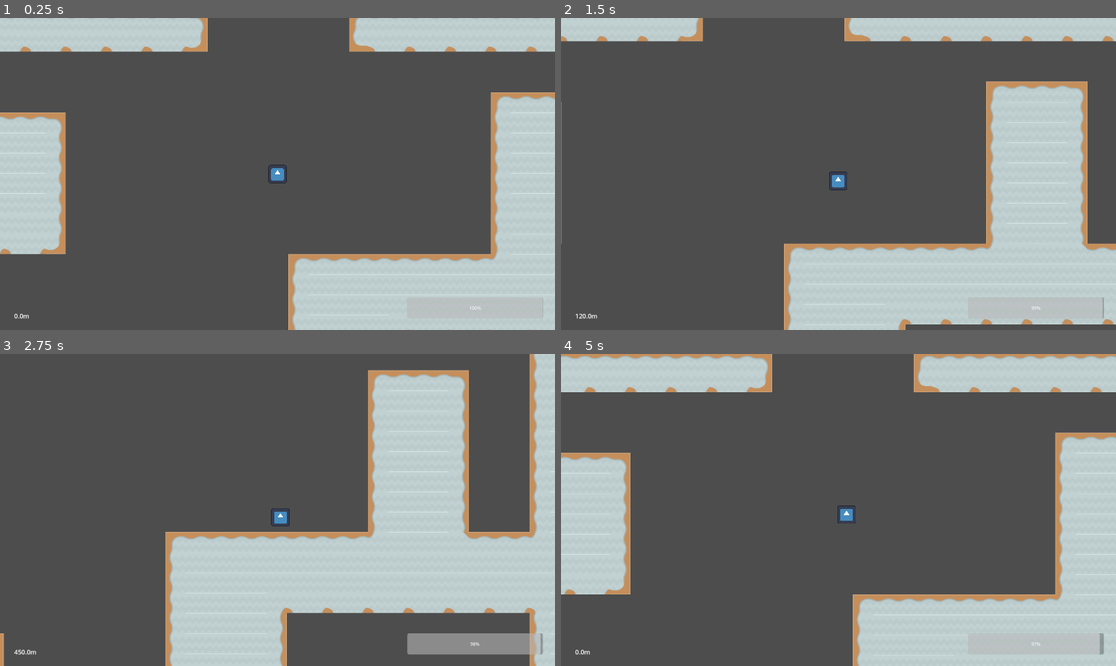
Above: before the commit, frames 1-4 (two rows, left to right).
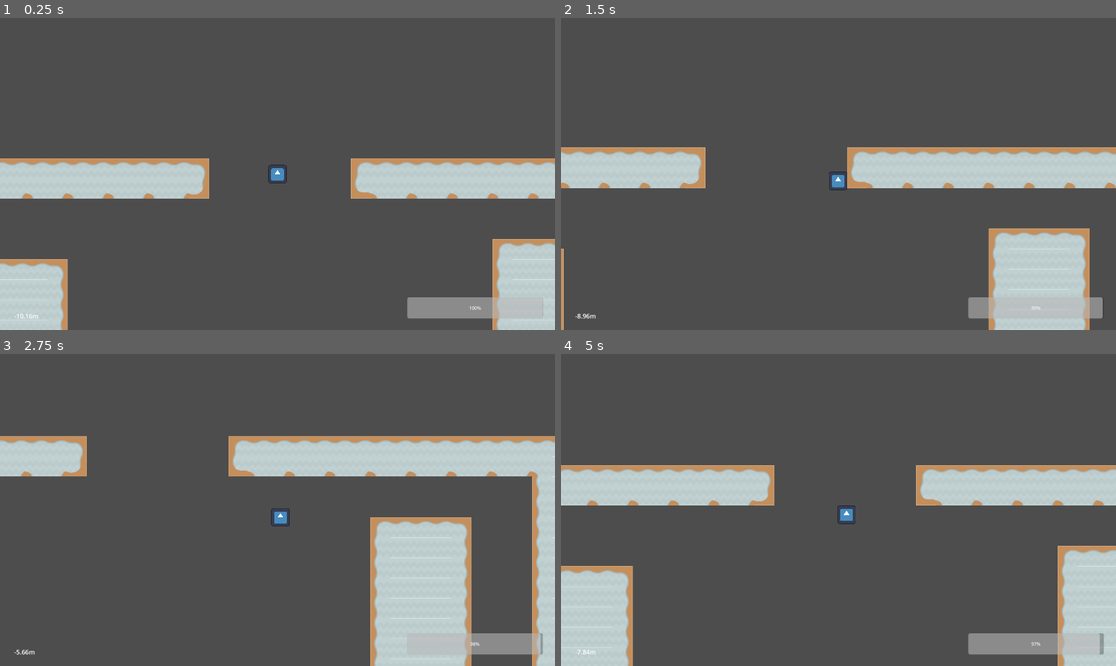
Above: after the commit, the same moments.

Repository: Geofoods/hungry-shark-evolution
Game: Godot game, scene res://scenes/level.tscn
Same seed, same stepped clock (60 frames per second), same inputs: the game is played once before the commit and once after it. The engine's default icon, where the game draws it, is replaced by a stand-in: a white triangle on a blue panel in a dark square.
Inputs (mouse positions are in pixels of both pictures, inside the frame that each line leads up to):
- Up to frame 1 (0.25 s): no input
- Up to frame 2 (1.5 s): tap Enter at 0.5 s; move the mouse to (960, 158) at 0.52 s; hold Right (ui_right) 0.53-1.28 s; move the mouse to (727, 189) at 1.27 s; hold Down (ui_down) from 1.28 s (still down)
- Up to frame 3 (2.75 s): move the mouse to (333, 441) at 2.02 s; release Down (ui_down) at 2.03 s; hold Right (ui_right) from 2.03 s (still down)
- Up to frame 4 (5 s): move the mouse to (810, 572) at 2.77 s; release Right (ui_right) at 2.78 s; hold Up (ui_up) 2.78-3.53 s; move the mouse to (1005, 556) at 3.52 s; hold Left (ui_left) from 3.53 s (still down); move the mouse to (672, 463) at 4.27 s

The runs differ from the first frame. In frame 1, 36% of the frame differs, in the area x 0-100%, y 0-100%; in frame 2, 33%; in frame 3, 36%; in frame 4, 34%.

Commit message:
remove old things

Diff:
--- a/scenes/level.tscn
+++ b/scenes/level.tscn
@@ -6,9 +6,6 @@
 [ext_resource type="Script" uid="uid://da1hytj0xj3hl" path="res://scenes/progress_bar.gd" id="3_w8frs"]
 [ext_resource type="Texture2D" uid="uid://c7ml23lvb2c6t" path="res://sprites/sheet.png" id="4_mx8sn"]
 [ext_resource type="Script" uid="uid://c7b6vkjhjtawj" path="res://scenes/text_edit.gd" id="5_2r41h"]
-
-[sub_resource type="RectangleShape2D" id="RectangleShape2D_u52ul"]
-size = Vector2(394, 4197)
 
 [sub_resource type="TileMapPattern" id="TileMapPattern_2r41h"]
 tile_data = PackedInt32Array(0, 131072, 5, 1, 262144, 1, 2, 262144, 1, 3, 262144, 1, 4, 262144, 1, 5, 262144, 1, 6, 262144, 1, 7, 262144, 1, 8, 262144, 1, 9, 131072, 4)
@@ -33,7 +30,7 @@
 1:0/0 = 0
 1:0/0/terrain_set = 0
 1:0/0/terrain = 1
-1:0/0/physics_layer_0/polygon_0/points = PackedVector2Array(-7.4864426, -35.86527, 34.646545, -33.950134, 36.561676, 34.820644, -37.083992, 35.691166, -36.039375, -35.34296)
+1:0/0/physics_layer_0/polygon_0/points = PackedVector2Array(-35, -35, 35, -35, 35, 35, -35, 35)
 1:0/0/terrains_peering_bit/right_side = 1
 1:0/0/terrains_peering_bit/bottom_right_corner = 0
 1:0/0/terrains_peering_bit/bottom_side = 1
@@ -45,7 +42,7 @@
 2:0/0 = 0
 2:0/0/terrain_set = 0
 2:0/0/terrain = 1
-2:0/0/physics_layer_0/polygon_0/points = PackedVector2Array(-7.4864426, -35.86527, 34.646545, -33.950134, 36.561676, 34.820644, -37.083992, 35.691166, -36.039375, -35.34296)
+2:0/0/physics_layer_0/polygon_0/points = PackedVector2Array(-35, -35, 35, -35, 35, 35, -35, 35)
 2:0/0/terrains_peering_bit/right_side = 0
 2:0/0/terrains_peering_bit/bottom_right_corner = 0
 2:0/0/terrains_peering_bit/bottom_side = 1
@@ -57,7 +54,7 @@
 3:0/0 = 0
 3:0/0/terrain_set = 0
 3:0/0/terrain = 1
-3:0/0/physics_layer_0/polygon_0/points = PackedVector2Array(-7.4864426, -35.86527, 34.646545, -33.950134, 36.561676, 34.820644, -37.083992, 35.691166, -36.039375, -35.34296)
+3:0/0/physics_layer_0/polygon_0/points = PackedVector2Array(-35, -35, 35, -35, 35, 35, -35, 35)
 3:0/0/terrains_peering_bit/right_side = 1
 3:0/0/terrains_peering_bit/bottom_right_corner = 1
 3:0/0/terrains_peering_bit/bottom_side = 1
@@ -69,7 +66,7 @@
 5:0/0 = 0
 5:0/0/terrain_set = 0
 5:0/0/terrain = 1
-5:0/0/physics_layer_0/polygon_0/points = PackedVector2Array(-36.06311, 37.702347, -36.06311, -36.609512, 41.52722, -34.970284, 33.877472, -12.021034)
+5:0/0/physics_layer_0/polygon_0/points = PackedVector2Array(-35, -35, 35, -35, 35, 35, -35, 35)
 5:0/0/terrains_peering_bit/right_side = 1
 5:0/0/terrains_peering_bit/bottom_right_corner = 1
 5:0/0/terrains_peering_bit/bottom_side = 1
@@ -107,7 +104,7 @@
 1:1/0 = 0
 1:1/0/terrain_set = 0
 1:1/0/terrain = 1
-1:1/0/physics_layer_0/polygon_0/points = PackedVector2Array(-7.4864426, -35.86527, 34.646545, -33.950134, 36.561676, 34.820644, -37.083992, 35.691166, -36.039375, -35.34296)
+1:1/0/physics_layer_0/polygon_0/points = PackedVector2Array(-35, -35, 35, -35, 35, 35, -35, 35)
 1:1/0/terrains_peering_bit/right_side = 1
 1:1/0/terrains_peering_bit/bottom_right_corner = 1
 1:1/0/terrains_peering_bit/bottom_side = 1
@@ -119,7 +116,7 @@
 2:1/0 = 0
 2:1/0/terrain_set = 0
 2:1/0/terrain = 1
-2:1/0/physics_layer_0/polygon_0/points = PackedVector2Array(-7.4864426, -35.86527, 34.646545, -33.950134, 36.561676, 34.820644, -37.083992, 35.691166, -36.039375, -35.34296)
+2:1/0/physics_layer_0/polygon_0/points = PackedVector2Array(-35, -35, 35, -35, 35, 35, -35, 35)
 2:1/0/terrains_peering_bit/right_side = 1
 2:1/0/terrains_peering_bit/bottom_right_corner = 1
 2:1/0/terrains_peering_bit/bottom_side = 1
@@ -130,10 +127,10 @@
 2:1/0/terrains_peering_bit/top_right_corner = 1
 3:1/0 = 0
 3:1/0/terrain_set = 0
-3:1/0/physics_layer_0/polygon_0/points = PackedVector2Array(-7.4864426, -35.86527, 34.646545, -33.950134, 36.561676, 34.820644, -37.083992, 35.691166, -36.039375, -35.34296)
+3:1/0/physics_layer_0/polygon_0/points = PackedVector2Array(-35, -35, 35, -35, 35, 35, -35, 35)
 4:1/0 = 0
 4:1/0/terrain_set = 0
-4:1/0/physics_layer_0/polygon_0/points = PackedVector2Array(-7.4864426, -35.86527, 34.646545, -33.950134, 36.561676, 34.820644, -37.083992, 35.691166, -36.039375, -35.34296)
+4:1/0/physics_layer_0/polygon_0/points = PackedVector2Array(-35, -35, 35, -35, 35, 35, -35, 35)
 7:1/0 = 0
 8:1/0 = 0
 9:1/0 = 0
@@ -157,7 +154,7 @@
 1:2/0 = 0
 1:2/0/terrain_set = 0
 1:2/0/terrain = 1
-1:2/0/physics_layer_0/polygon_0/points = PackedVector2Array(-7.4864426, -35.86527, 34.646545, -33.950134, 36.561676, 34.820644, -37.083992, 35.691166, -36.039375, -35.34296)
+1:2/0/physics_layer_0/polygon_0/points = PackedVector2Array(-35, -35, 35, -35, 35, 35, -35, 35)
 1:2/0/terrains_peering_bit/right_side = 0
 1:2/0/terrains_peering_bit/bottom_right_corner = 0
 1:2/0/terrains_peering_bit/bottom_side = 0
@@ -180,7 +177,7 @@
 2:2/0/terrains_peering_bit/top_right_corner = 0
 4:2/0 = 0
 4:2/0/terrain_set = 0
-4:2/0/physics_layer_0/polygon_0/points = PackedVector2Array(-7.4864426, -35.86527, 34.646545, -33.950134, 36.561676, 34.820644, -37.083992, 35.691166, -36.039375, -35.34296)
+4:2/0/physics_layer_0/polygon_0/points = PackedVector2Array(-35, -35, 35, -35, 35, 35, -35, 35)
 7:2/0 = 0
 8:2/0 = 0
 9:2/0 = 0
@@ -204,7 +201,7 @@
 4:3/0 = 0
 4:3/0/terrain_set = 0
 4:3/0/terrain = 1
-4:3/0/physics_layer_0/polygon_0/points = PackedVector2Array(-7.4864426, -35.86527, 34.646545, -33.950134, 36.561676, 34.820644, -37.083992, 35.691166, -36.039375, -35.34296)
+4:3/0/physics_layer_0/polygon_0/points = PackedVector2Array(-35, -35, 35, -35, 35, 35, -35, 35)
 4:3/0/terrains_peering_bit/right_side = 1
 4:3/0/terrains_peering_bit/bottom_right_corner = 1
 4:3/0/terrains_peering_bit/bottom_side = 1
@@ -237,7 +234,7 @@
 1:4/0 = 0
 1:4/0/terrain_set = 0
 1:4/0/terrain = 1
-1:4/0/physics_layer_0/polygon_0/points = PackedVector2Array(-7.4864426, -35.86527, 34.646545, -33.950134, 36.561676, 34.820644, -37.083992, 35.691166, -36.039375, -35.34296)
+1:4/0/physics_layer_0/polygon_0/points = PackedVector2Array(-35, -35, 35, -35, 35, 35, -35, 35)
 1:4/0/terrains_peering_bit/right_side = 1
 1:4/0/terrains_peering_bit/bottom_right_corner = 1
 1:4/0/terrains_peering_bit/bottom_side = 1
@@ -249,7 +246,7 @@
 2:4/0 = 0
 2:4/0/terrain_set = 0
 2:4/0/terrain = 1
-2:4/0/physics_layer_0/polygon_0/points = PackedVector2Array(-7.4864426, -35.86527, 34.646545, -33.950134, 36.561676, 34.820644, -37.083992, 35.691166, -36.039375, -35.34296)
+2:4/0/physics_layer_0/polygon_0/points = PackedVector2Array(-35, -35, 35, -35, 35, 35, -35, 35)
 2:4/0/terrains_peering_bit/right_side = 0
 2:4/0/terrains_peering_bit/bottom_right_corner = 0
 2:4/0/terrains_peering_bit/bottom_side = 1
@@ -261,7 +258,7 @@
 4:4/0 = 0
 4:4/0/terrain_set = 0
 4:4/0/terrain = 1
-4:4/0/physics_layer_0/polygon_0/points = PackedVector2Array(-7.4864426, -35.86527, 34.646545, -33.950134, 36.561676, 34.820644, -37.083992, 35.691166, -36.039375, -35.34296)
+4:4/0/physics_layer_0/polygon_0/points = PackedVector2Array(-35, -35, 35, -35, 35, 35, -35, 35)
 4:4/0/terrains_peering_bit/right_side = 1
 4:4/0/terrains_peering_bit/bottom_right_corner = 1
 4:4/0/terrains_peering_bit/bottom_left_corner = 1
@@ -290,12 +287,12 @@
 25:4/0 = 0
 26:4/0 = 0
 0:5/0 = 0
-0:5/0/physics_layer_0/polygon_0/points = PackedVector2Array(-7.4864426, -35.86527, 34.646545, -33.950134, 36.561676, 34.820644, -37.083992, 35.691166, -36.039375, -35.34296)
+0:5/0/physics_layer_0/polygon_0/points = PackedVector2Array(-35, -35, 35, -35, 35, 35, -35, 35)
 1:5/0 = 0
 2:5/0 = 0
 2:5/0/terrain_set = 0
 2:5/0/terrain = 1
-2:5/0/physics_layer_0/polygon_0/points = PackedVector2Array(-7.4864426, -35.86527, 34.646545, -33.950134, 36.561676, 34.820644, -37.083992, 35.691166, -36.039375, -35.34296)
+2:5/0/physics_layer_0/polygon_0/points = PackedVector2Array(-35, -35, 35, -35, 35, 35, -35, 35)
 2:5/0/terrains_peering_bit/right_side = 1
 2:5/0/terrains_peering_bit/bottom_right_corner = 1
 2:5/0/terrains_peering_bit/bottom_side = 1
@@ -306,7 +303,7 @@
 2:5/0/terrains_peering_bit/top_right_corner = 0
 4:5/0 = 0
 4:5/0/terrain_set = 0
-4:5/0/physics_layer_0/polygon_0/points = PackedVector2Array(-7.4864426, -35.86527, 34.646545, -33.950134, 36.561676, 34.820644, -37.083992, 35.691166, -36.039375, -35.34296)
+4:5/0/physics_layer_0/polygon_0/points = PackedVector2Array(-35, -35, 35, -35, 35, 35, -35, 35)
 7:5/0 = 0
 8:5/0 = 0
 9:5/0 = 0
@@ -323,12 +320,12 @@
 20:5/0 = 0
 21:5/0 = 0
 0:6/0 = 0
-0:6/0/physics_layer_0/polygon_0/points = PackedVector2Array(-7.4864426, -35.86527, 34.646545, -33.950134, 36.561676, 34.820644, -37.083992, 35.691166, -36.039375, -35.34296)
+0:6/0/physics_layer_0/polygon_0/points = PackedVector2Array(-35, -35, 35, -35, 35, 35, -35, 35)
 1:6/0 = 0
 2:6/0 = 0
 2:6/0/terrain_set = 0
 2:6/0/terrain = 1
-2:6/0/physics_layer_0/polygon_0/points = PackedVector2Array(-7.4864426, -35.86527, 34.646545, -33.950134, 36.561676, 34.820644, -37.083992, 35.691166, -36.039375, -35.34296)
+2:6/0/physics_layer_0/polygon_0/points = PackedVector2Array(-35, -35, 35, -35, 35, 35, -35, 35)
 2:6/0/terrains_peering_bit/right_side = 1
 2:6/0/terrains_peering_bit/bottom_right_corner = 1
 2:6/0/terrains_peering_bit/bottom_side = 1
@@ -846,7 +843,7 @@
 1:3/0 = 0
 1:3/0/terrain_set = 0
 1:3/0/terrain = 1
-1:3/0/physics_layer_0/polygon_0/points = PackedVector2Array(-7.4864426, -35.86527, 34.646545, -33.950134, 36.561676, 34.820644, -37.083992, 35.691166, -36.039375, -35.34296)
+1:3/0/physics_layer_0/polygon_0/points = PackedVector2Array(-35, -35, 35, -35, 35, 35, -35, 35)
 1:3/0/terrains_peering_bit/right_side = 1
 1:3/0/terrains_peering_bit/bottom_right_corner = 0
 1:3/0/terrains_peering_bit/bottom_side = 0
@@ -872,79 +869,8 @@
 
 [node name="level" type="Node2D" unique_id=1405336156]
 
-[node name="old" type="Node2D" parent="." unique_id=1924408907]
-visible = false
-
-[node name="ColorRect" type="ColorRect" parent="old" unique_id=1144876019]
-visible = false
-offset_left = -1753.0
-offset_top = -3124.0
-offset_right = -1371.0
-offset_bottom = 1075.0
-
-[node name="StaticBody2D" type="StaticBody2D" parent="old/ColorRect" unique_id=1539153182]
-
-[node name="CollisionShape2D" type="CollisionShape2D" parent="old/ColorRect/StaticBody2D" unique_id=1825470782]
-position = Vector2(187, 2088.5)
-shape = SubResource("RectangleShape2D_u52ul")
-
-[node name="ColorRect2" type="ColorRect" parent="old" unique_id=144045242]
-visible = false
-offset_left = 1507.0
-offset_top = -3146.0
-offset_right = 1889.0
-offset_bottom = 1053.0
-
-[node name="StaticBody2D" type="StaticBody2D" parent="old/ColorRect2" unique_id=1585298937]
-
-[node name="CollisionShape2D" type="CollisionShape2D" parent="old/ColorRect2/StaticBody2D" unique_id=110951645]
-position = Vector2(187, 2088.5)
-shape = SubResource("RectangleShape2D_u52ul")
-
-[node name="ColorRect3" type="ColorRect" parent="old" unique_id=445641766]
-visible = false
-offset_left = -1762.0001
-offset_top = -2599.0
-offset_right = -1380.0001
-offset_bottom = 1600.0
-scale = Vector2(5.2943254, 0.04486209)
-
-[node name="StaticBody2D" type="StaticBody2D" parent="old/ColorRect3" unique_id=181332249]
-
-[node name="CollisionShape2D" type="CollisionShape2D" parent="old/ColorRect3/StaticBody2D" unique_id=545827405]
-position = Vector2(187, 2088.5)
-shape = SubResource("RectangleShape2D_u52ul")
-
-[node name="ColorRect4" type="ColorRect" parent="old" unique_id=934844193]
-visible = false
-offset_left = -310.00012
-offset_top = -1336.0001
-offset_right = 71.99988
-offset_bottom = 2863.0
-scale = Vector2(5.2943254, 0.04486209)
-
-[node name="StaticBody2D" type="StaticBody2D" parent="old/ColorRect4" unique_id=1024239666]
-
-[node name="CollisionShape2D" type="CollisionShape2D" parent="old/ColorRect4/StaticBody2D" unique_id=578546871]
-position = Vector2(187, 2088.5)
-shape = SubResource("RectangleShape2D_u52ul")
-
-[node name="ColorRect5" type="ColorRect" parent="old" unique_id=37278687]
-visible = false
-offset_left = -1601.9999
-offset_top = 436.99988
-offset_right = -1219.9999
-offset_bottom = 4636.0
-scale = Vector2(5.2943254, 0.04486209)
-
-[node name="StaticBody2D" type="StaticBody2D" parent="old/ColorRect5" unique_id=1592086592]
-
-[node name="CollisionShape2D" type="CollisionShape2D" parent="old/ColorRect5/StaticBody2D" unique_id=144078477]
-position = Vector2(187, 2088.5)
-shape = SubResource("RectangleShape2D_u52ul")
-
 [node name="miner" parent="." unique_id=297162121 instance=ExtResource("1_2q6dc")]
-position = Vector2(-75, -974)
+position = Vector2(-88, -1990)
 
 [node name="Camera2D" type="Camera2D" parent="miner" unique_id=2038858518]
 zoom = Vector2(0.5, 0.5)
--- a/scenes/text_edit.gd
+++ b/scenes/text_edit.gd
@@ -1,4 +1,4 @@
 extends Label
 
 func _process(delta: float) -> void:
-	text = str(round($"../../miner".position.y)+974) + "m"
+	text = str((round($"../../miner".position.y)+974)*0.01) + "m"
